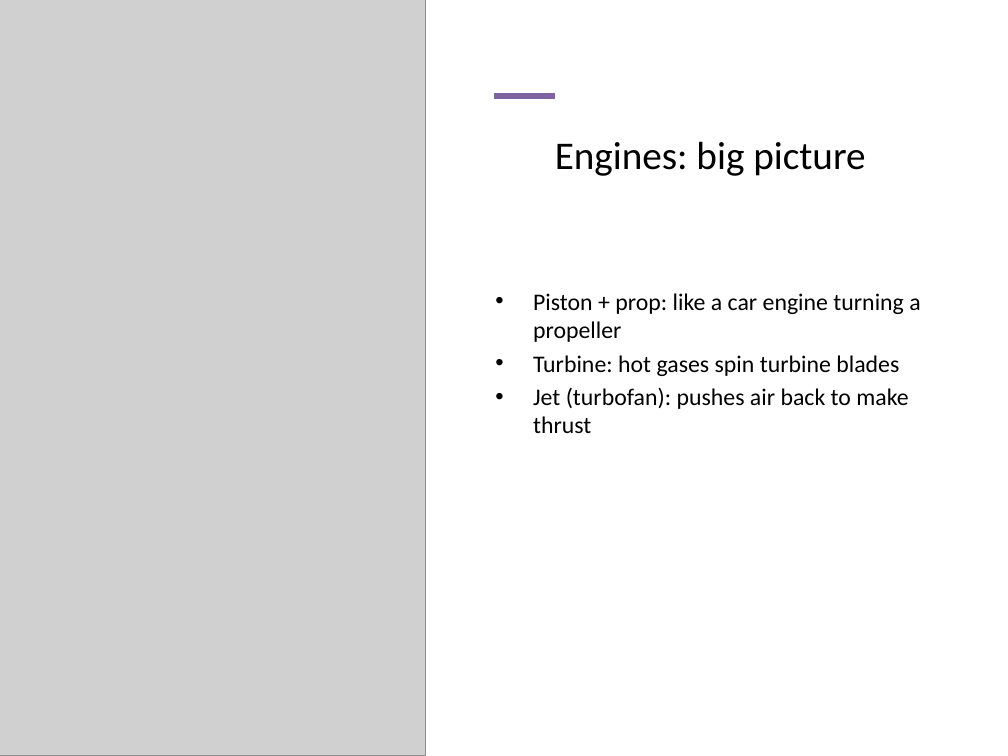
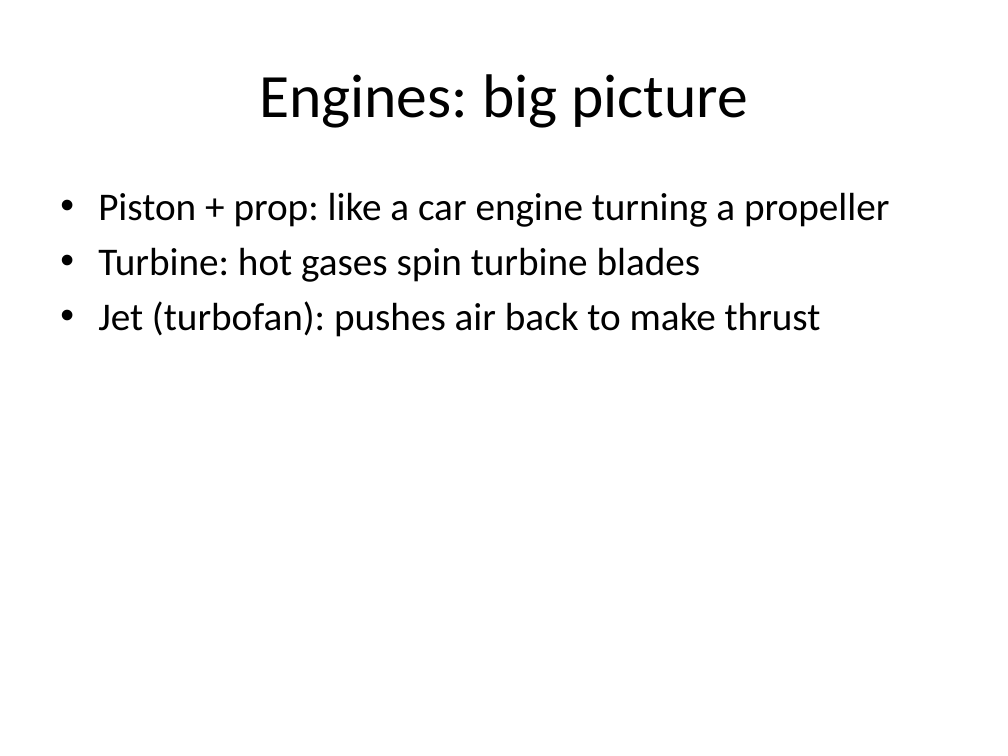
Before and after one commit to bwooceli/bsa-merit-badge-aviation, a slide deck: slide 7 of slides/session-1.pptx. Drawn at 1008x756 pixels with LibreOffice and Linux fonts; fonts in the diff are those of the drawing; grey boxes stand for pictures. Boxes give left, top, right and bottom in pixels: in the first picture for what was removed or moved away, otherwise in the second. Text is boxed around its words. In the diff, an @@ line names an element or a change of style, - is before the commit and + after.

```diff
--- a/slides/session-1.pptx
+++ b/slides/session-1.pptx
@@ picture removed at bbox=[0, 0, 426, 756] @@
@@ title "Engines: big picture": place and size @@
-title "Engines: big picture" at bbox=[555, 141, 865, 176]
+title "Engines: big picture" at bbox=[259, 74, 748, 128]
@@ title "Engines: big picture" at bbox=[259, 74, 748, 128]: size 28 to 44 pt; vertical alignment top to middle @@
@@ line removed from (494, 96) to (554, 96) @@
@@ text "Piston + prop: like a ...": place and size @@
-text "Piston + prop: like a ..." at bbox=[533, 293, 920, 433]
+text "Piston + prop: like a ..." at bbox=[98, 192, 889, 337]
@@ text "Piston + prop: like a ..." at bbox=[98, 192, 889, 337]: size 17 to 28 pt; more space between paragraphs @@
```
Also in this commit, not shown: 11 other slides changed, 1 slide added, 1 slide removed, 7 other files.
